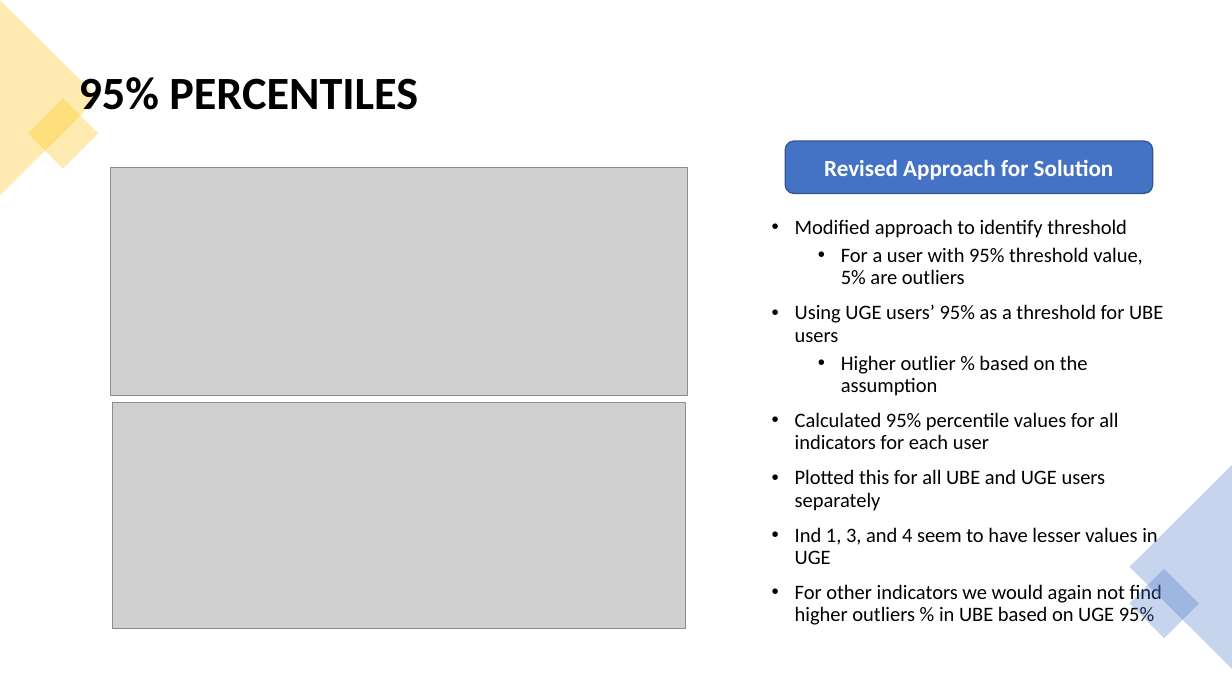
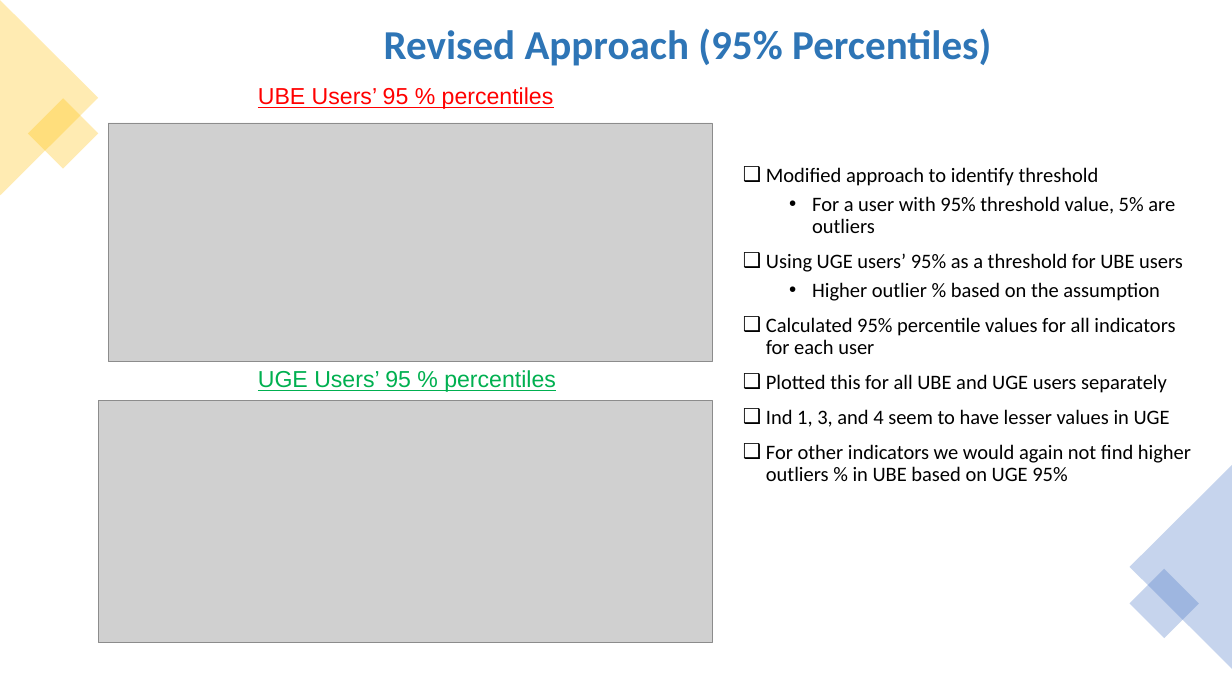
Before and after one commit to ITU-AI-ML-in-5G-Challenge/Team-DataRangers-home-network-users-experience-classification, a slide deck: slide 8 of 5gChallenge_DataRangers.pptx. Drawn at 1232x693 pixels with LibreOffice and Linux fonts; fonts in the diff are those of the drawing; grey boxes stand for pictures. Boxes give left, top, right and bottom in pixels: in the first picture for what was removed or moved away, otherwise in the second. Text is boxed around its words. In the diff, an @@ line names an element or a change of style, - is before the commit and + after.

```diff
--- a/5gChallenge_DataRangers.pptx
+++ b/5gChallenge_DataRangers.pptx
@@ text at <box>384,28,991,66</box>: text changed; size 36 to 32 pt; text colour #000000 to #2E75B6 @@
-95% PERCENTILES
+Revised Approach (95% Percentiles)
@@ text added at <box>258,87,554,109</box>, 18 pt, text #FF0000, underline @@
+UBE Users’ 95 % percentiles
@@ picture: place and size @@
-picture at <box>110,168,688,396</box>
+picture at <box>108,123,713,361</box>
@@ text "Modified approach to identify threshold": place and size @@
-text "Modified approach to identify threshold" at <box>795,219,1163,625</box>
+text "Modified approach to identify threshold" at <box>766,167,1191,481</box>
@@ rounded rectangle removed at <box>786,141,1153,194</box> @@
-Revised Approach for Solution
@@ text at <box>766,167,1191,481</box>: bullet • to ❑ @@
@@ text added at <box>258,370,556,392</box>, 18 pt, text #00B050, underline @@
+UGE Users’ 95 % percentiles
@@ picture: place and size @@
-picture at <box>113,402,686,628</box>
+picture at <box>98,400,712,642</box>
```
Also in this commit, not shown: 13 other slides changed, 1 slide added, 1 slide removed.
